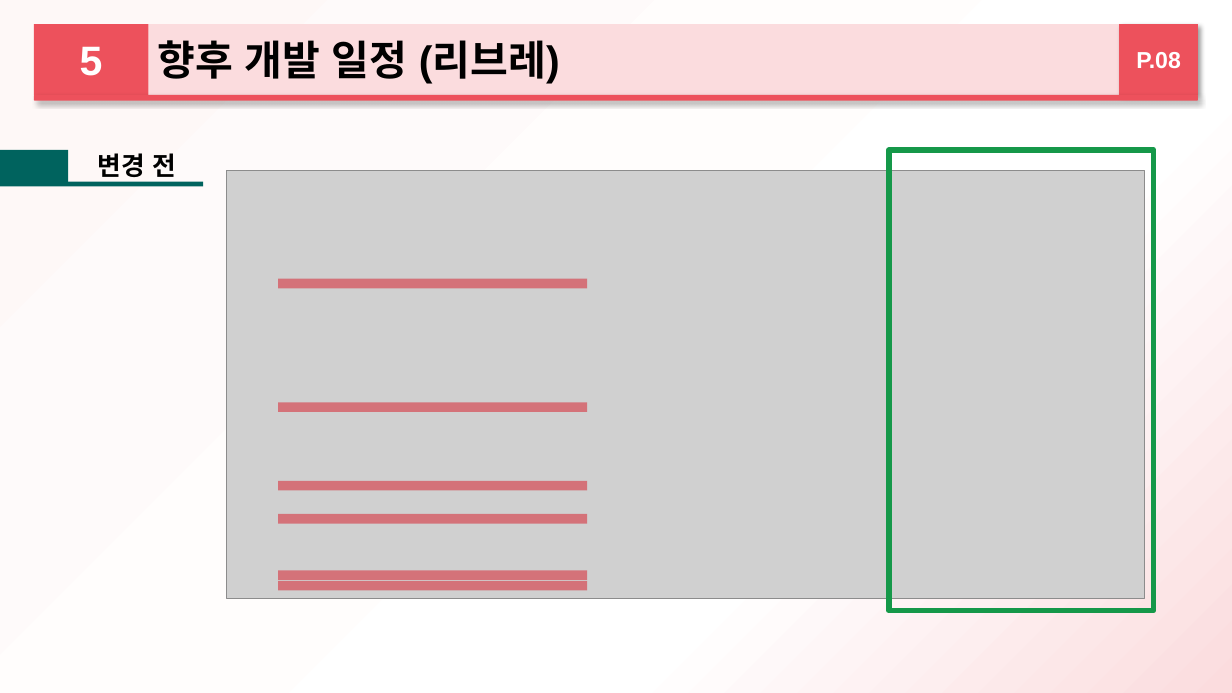
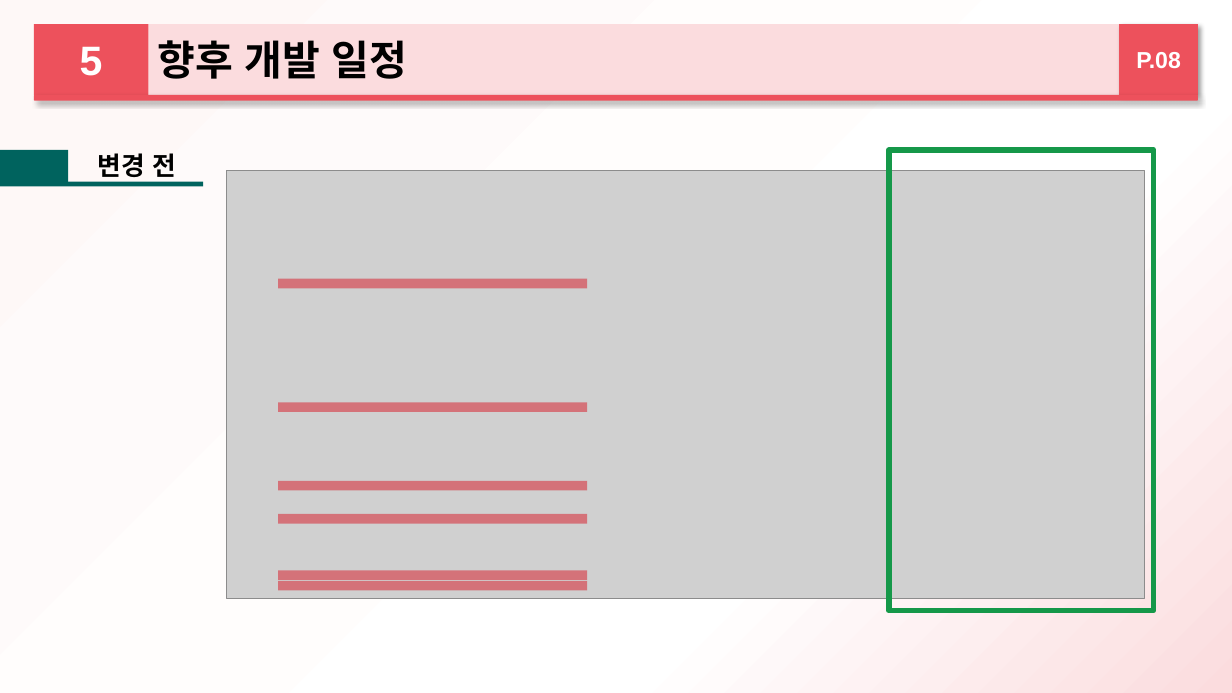
Before and after one commit to 2015184012Bang/KPU_TeamProject, a slide deck: slide 8 of ProjectPlan/중간발표/하트비트_방종혁_장규현_김명규.pptx. Drawn at 1232x693 pixels with LibreOffice and Linux fonts; fonts in the diff are those of the drawing; grey boxes stand for pictures. Boxes give left, top, right and bottom in pixels: in the first picture for what was removed or moved away, otherwise in the second. Text is boxed around its words. In the diff, an @@ line names an element or a change of style, - is before the commit and + after.

```diff
--- a/ProjectPlan/중간발표/하트비트_방종혁_장규현_김명규.pptx
+++ b/ProjectPlan/중간발표/하트비트_방종혁_장규현_김명규.pptx
@@ text in rectangle at (157,40,408,79): text changed @@
-향후 개발 일정 (리브레)
+향후 개발 일정
```
Also in this commit, not shown: 1 other slide changed.
